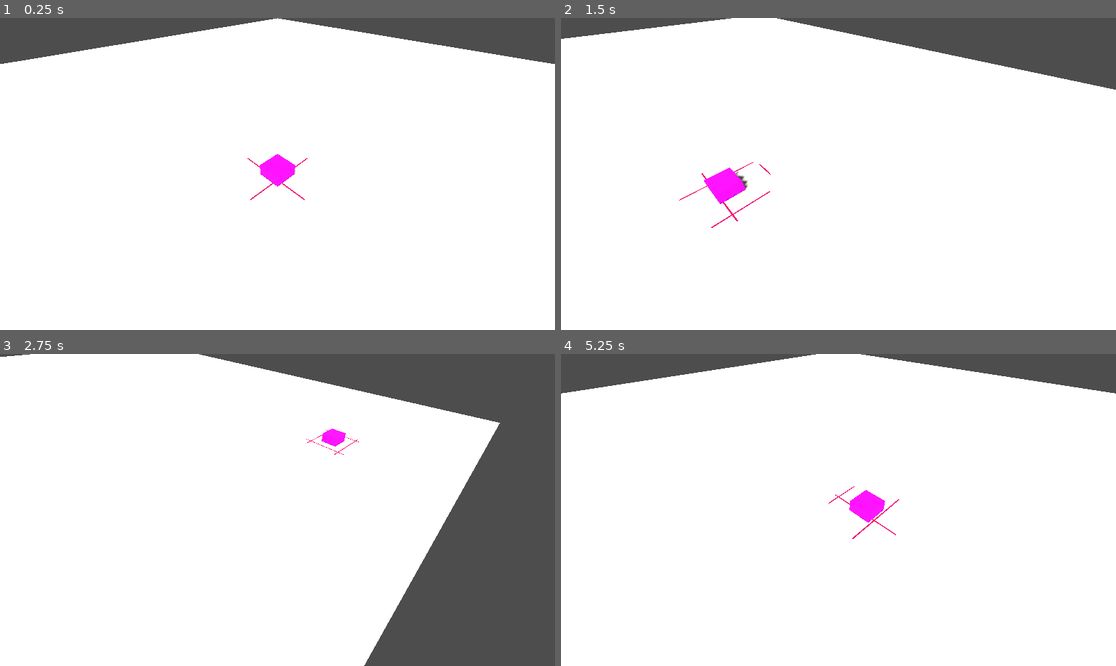
Above: before the commit, frames 1-4 (two rows, left to right).
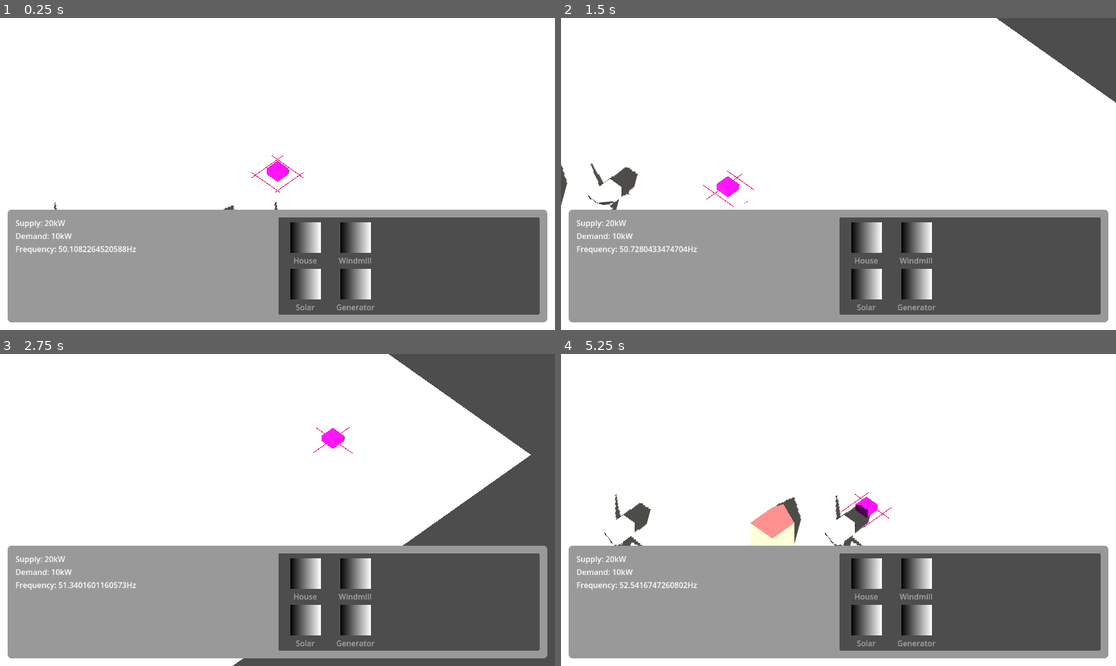
Above: after the commit, the same moments.

Repository: Vandebron/vandebron_game
Game: Godot game, scene res://world/main.tscn
The game is run twice, just before and just after one commit, with the same random seed, the same clock (stepped at 60 frames per second) and the same inputs.
Inputs (mouse positions are in pixels of both pictures, inside the frame that each line leads up to):
- Up to frame 1 (0.25 s): no input
- Up to frame 2 (1.5 s): move the mouse to (960, 158) at 0.52 s; hold D (move_right) 0.53-1.28 s; move the mouse to (727, 189) at 1.27 s; hold S (move_down) from 1.28 s (still down)
- Up to frame 3 (2.75 s): move the mouse to (333, 441) at 2.02 s; release S (move_down) at 2.03 s; hold D (move_right) from 2.03 s (still down)
- Up to frame 4 (5.25 s): move the mouse to (810, 572) at 2.77 s; release D (move_right) at 2.78 s; hold W (move_up) 2.78-3.53 s; move the mouse to (1005, 556) at 3.52 s; hold A (move_left) 3.53-5.03 s; move the mouse to (672, 463) at 4.27 s; move the mouse to (866, 510) at 5.02 s; hold S (move_down) from 5.03 s (still down)

The runs differ from the first frame. In frame 1, 43% of the frame differs, in the area x 0-100%, y 0-98%; in frame 2, 41%; in frame 3, 33%; in frame 4, 43%.

Commit message:
Add basic models & ui; calculate grid balance

Diff:
--- /dev/null
+++ b/library/camera_anchor.gd
@@ -0,0 +1,15 @@
+extends Node3D
+
+@export var camera_speed: float = 10.0
+
+@onready var camera: Camera3D = %Camera3D
+
+
+func _physics_process(delta: float) -> void:
+	var input_raw: Vector2 = Input.get_vector("move_left", "move_right", "move_up", "move_down")
+	var input := Vector3(input_raw.x, 0.0, input_raw.y)
+
+	global_transform = global_transform\
+		.rotated(Vector3.UP, -camera.global_rotation.y)\
+		.translated(input * delta * camera_speed)\
+		.rotated(Vector3.UP, camera.global_rotation.y)
--- a/library/easset/easset.gd
+++ /dev/null
@@ -1,9 +0,0 @@
-extends Node
-class_name EAsset # E=Energy
-
-
-@export var nominal_power: float
-@export var active_capability_out: float
-@export var dmol: float
-
-var current_power: float
--- a/library/egrid/egrid.gd
+++ b/library/egrid/egrid.gd
@@ -2,37 +2,75 @@
 class_name EGrid # E=Energy
 
 
-@export var asset_container: Node
+@export var producer_container: Node
+@export var consumer_container: Node
 @export var target_frequency: float = 50.0
 @export var frequency_tolerance: float = 0.05
+
+@onready var supply_lbl: RichTextLabel = %SupplyLbl
+@onready var demand_lbl: RichTextLabel = %DemandLbl
+@onready var frequency_lbl: RichTextLabel = %FrequencyLbl
+
 
 # Too much energy generated: frequency goes up.
 # Demand for energy too high: frequency goes down.
 # Extreme power supply: power plants disconnect.
 # Extreme power demand: blackout.
-var frequency: float
-
-# TSO = Tennet
-# BRP = Balansbeheerder - producer, large consumer, supplier or trader
+var supply: float
+var demand: float
+var balance: float = 1.0
+const balance_adj_rate: float = 0.01
 
 func _physics_process(delta: float) -> void:
-	var total_power := 0.0
-	var assets := get_assets()
-	for asset in assets:
-		total_power += asset.current_power
-	frequency = total_power / assets.size()
-	# TODO: Punish topNProducers(3, assets)
+	supply = get_supply()
+	demand = get_demand() # TODO: What if demand is zero? We get division by zero
+	balance = lerpf(balance, supply / demand, delta * balance_adj_rate)
+
+	_update_ui()
 
 
-func get_assets() -> Array[EAsset]:
-	return asset_container.get_children()\
-		.map(func(node: Node) -> EAsset: return node as EAsset)
+func get_supply() -> float:
+	return get_producers()\
+		.map(func(a: EAsset) -> float: return a.current_power)\
+		.reduce(Utils.sumf, 0.0)
 
 
-func topNProducers(n: int, producers: Array[EAsset]) -> Array[EAsset]:
-	producers.sort_custom(sort_by_power) # TODO: Sort mutates array; don't do that?
-	return producers.slice(0, min(n, producers.size()))
+func get_demand() -> float:
+	return get_consumers()\
+		.map(func(a: Consumer) -> float: return a.demand)\
+		.reduce(Utils.sumf, 0.0)
 
 
-func sort_by_power(a: EAsset, b: EAsset) -> bool:
-	return a.current_power < b.current_power
+func get_producers() -> Array[EAsset]:
+	# TODO: Refactor after this is fixed: https://github.com/godotengine/godot/issues/72566
+	var result: Array[EAsset]
+	result.assign(producer_container.get_children()
+		.map(func(node: Node) -> EAsset: return node as EAsset))
+	return result
+
+
+func get_consumers() -> Array[Consumer]:
+	# TODO: Refactor after this is fixed: https://github.com/godotengine/godot/issues/72566
+	var result: Array[Consumer]
+	result.assign(consumer_container.get_children()
+		.map(func(node: Node) -> Consumer: return node as Consumer))
+	return result
+
+
+#func topNProducers(n: int, producers: Array[EAsset]) -> Array[EAsset]:
+	#producers.sort_custom(sort_by_power) # TODO: Sort mutates array; don't do that?
+	#return producers.slice(0, min(n, producers.size()))
+
+
+#func sort_by_power(a: EAsset, b: EAsset) -> bool:
+	#return a.current_power < b.current_power
+
+
+func _update_ui() -> void:
+	supply_lbl.text = str("Supply: ", supply, "kW")
+	demand_lbl.text = str("Demand: ", demand, "kW")
+	frequency_lbl.text = str("Frequency: ", _get_frequency(), "Hz")
+
+
+func _get_frequency() -> float:
+	return balance * target_frequency
--- /dev/null
+++ b/library/model/model.gd
@@ -0,0 +1,6 @@
+extends Node
+class_name Model
+
+
+func get_animation_player() -> AnimationPlayer:
+	return get_node_or_null("AnimationPlayer")
--- /dev/null
+++ b/library/ui/default_theme.tres
@@ -0,0 +1,14 @@
+[gd_resource type="Theme" load_steps=2 format=3 uid="uid://bgm6bulhf3ca1"]
+
+[sub_resource type="StyleBoxFlat" id="StyleBoxFlat_xycxk"]
+content_margin_left = 16.0
+content_margin_top = 16.0
+content_margin_right = 16.0
+content_margin_bottom = 16.0
+corner_radius_top_left = 8
+corner_radius_top_right = 8
+corner_radius_bottom_right = 8
+corner_radius_bottom_left = 8
+
+[resource]
+PanelContainer/styles/panel = SubResource("StyleBoxFlat_xycxk")
--- a/library/utils.gd
+++ b/library/utils.gd
@@ -25,6 +25,10 @@
 	return physics_layers[layer_name]
 
 
+func sumf(accumulator: float, number: float) -> float:
+	return accumulator + number
+
+
 func _get_layers_by_name(type: String) -> Dictionary:
 	var layers: Dictionary = {}
 	for i in range(1, 33):
--- /dev/null
+++ b/object/consumer/consumer.gd
@@ -0,0 +1,4 @@
+extends Node
+class_name Consumer
+
+@export var demand: float
--- /dev/null
+++ b/object/consumer/consumer.tscn
@@ -0,0 +1,33 @@
+[gd_scene load_steps=6 format=3 uid="uid://vjdf3kwb88ov"]
+
+[ext_resource type="Script" path="res://object/consumer/consumer.gd" id="1_fkbgk"]
+
+[sub_resource type="BoxMesh" id="BoxMesh_psdtc"]
+
+[sub_resource type="StandardMaterial3D" id="StandardMaterial3D_6yiwg"]
+diffuse_mode = 3
+specular_mode = 1
+albedo_color = Color(1, 0.854902, 0.690196, 1)
+roughness = 0.0
+
+[sub_resource type="PrismMesh" id="PrismMesh_sb8vf"]
+size = Vector3(1, 0.5, 1)
+
+[sub_resource type="StandardMaterial3D" id="StandardMaterial3D_3nfc7"]
+diffuse_mode = 3
+specular_mode = 1
+albedo_color = Color(1, 0.470588, 0.470588, 1)
+roughness = 0.0
+
+[node name="Consumer" type="Node3D"]
+script = ExtResource("1_fkbgk")
+
+[node name="MeshInstance3D" type="MeshInstance3D" parent="."]
+transform = Transform3D(1, 0, 0, 0, 1, 0, 0, 0, 1, 2.08165e-12, 0.5, 2.08165e-12)
+mesh = SubResource("BoxMesh_psdtc")
+surface_material_override/0 = SubResource("StandardMaterial3D_6yiwg")
+
+[node name="MeshInstance3D" type="MeshInstance3D" parent="MeshInstance3D"]
+transform = Transform3D(1, 0, 0, 0, 1, 0, 0, 0, 1, 2.08165e-12, 0.75, 2.08165e-12)
+mesh = SubResource("PrismMesh_sb8vf")
+surface_material_override/0 = SubResource("StandardMaterial3D_3nfc7")
--- /dev/null
+++ b/object/easset/easset.gd
@@ -0,0 +1,18 @@
+extends Node
+class_name EAsset # E=Energy
+
+@export var nominal_power: float = 10.0
+@export var active_capability_out: float
+@export var dmol: float = 0.0
+
+@onready var model: Model = $Model
+
+var current_power: float
+
+
+func _ready() -> void:
+	model.get_animation_player().play("spin")
+
+
+func _physics_process(delta: float) -> void:
+	current_power = nominal_power
--- /dev/null
+++ b/object/easset/easset.tscn
@@ -0,0 +1,9 @@
+[gd_scene load_steps=3 format=3 uid="uid://kplamygjx6ob"]
+
+[ext_resource type="PackedScene" uid="uid://bxgfnp120gfmk" path="res://object/windmill/windmill_model.tscn" id="1_fcoyg"]
+[ext_resource type="Script" path="res://object/easset/easset.gd" id="1_gk877"]
+
+[node name="EAsset" type="Node3D"]
+script = ExtResource("1_gk877")
+
+[node name="Model" parent="." instance=ExtResource("1_fcoyg")]
--- /dev/null
+++ b/object/windmill/windmill_material.tres
@@ -0,0 +1,7 @@
+[gd_resource type="StandardMaterial3D" format=3 uid="uid://r6alfl7uoo0d"]
+
+[resource]
+diffuse_mode = 3
+specular_mode = 1
+albedo_color = Color(0.870588, 0.913725, 0.921569, 1)
+roughness = 0.0
--- /dev/null
+++ b/object/windmill/windmill_model.tscn
@@ -0,0 +1,98 @@
+[gd_scene load_steps=10 format=3 uid="uid://bxgfnp120gfmk"]
+
+[ext_resource type="Script" path="res://library/model/model.gd" id="1_lpmrv"]
+[ext_resource type="Material" uid="uid://r6alfl7uoo0d" path="res://object/windmill/windmill_material.tres" id="1_toorh"]
+
+[sub_resource type="CylinderMesh" id="CylinderMesh_1sxy1"]
+top_radius = 0.1
+bottom_radius = 0.2
+radial_segments = 8
+
+[sub_resource type="BoxMesh" id="BoxMesh_vhqev"]
+size = Vector3(0.5, 0.5, 1)
+
+[sub_resource type="SphereMesh" id="SphereMesh_md14m"]
+radius = 0.2
+height = 0.4
+radial_segments = 16
+rings = 8
+
+[sub_resource type="PrismMesh" id="PrismMesh_ikeg0"]
+size = Vector3(0.2, 1, 0.1)
+
+[sub_resource type="Animation" id="Animation_n6f24"]
+resource_name = "spin"
+length = 3.0
+loop_mode = 1
+tracks/0/type = "value"
+tracks/0/imported = false
+tracks/0/enabled = true
+tracks/0/path = NodePath("ControlRoom/Blades:rotation")
+tracks/0/interp = 1
+tracks/0/loop_wrap = true
+tracks/0/keys = {
+"times": PackedFloat32Array(0, 3),
+"transitions": PackedFloat32Array(1, 1),
+"update": 0,
+"values": [Vector3(3.48787e-16, 3.48787e-16, 3.48787e-16), Vector3(3.48787e-16, 3.48787e-16, 6.28319)]
+}
+
+[sub_resource type="Animation" id="Animation_lmytx"]
+length = 0.001
+tracks/0/type = "value"
+tracks/0/imported = false
+tracks/0/enabled = true
+tracks/0/path = NodePath("ControlRoom/Blades:rotation")
+tracks/0/interp = 1
+tracks/0/loop_wrap = true
+tracks/0/keys = {
+"times": PackedFloat32Array(0),
+"transitions": PackedFloat32Array(1),
+"update": 0,
+"values": [Vector3(0, 0, 0)]
+}
+
+[sub_resource type="AnimationLibrary" id="AnimationLibrary_xlcd3"]
+_data = {
+"RESET": SubResource("Animation_lmytx"),
+"spin": SubResource("Animation_n6f24")
+}
+
+[node name="Windmill" type="MeshInstance3D"]
+transform = Transform3D(1, 0, 0, 0, 1, 0, 0, 0, 1, 2.08165e-12, 1, 2.08165e-12)
+mesh = SubResource("CylinderMesh_1sxy1")
+surface_material_override/0 = ExtResource("1_toorh")
+script = ExtResource("1_lpmrv")
+
+[node name="ControlRoom" type="MeshInstance3D" parent="."]
+transform = Transform3D(1, 0, 0, 0, 1, 0, 0, 0, 1, 2.08165e-12, 1, 2.08165e-12)
+mesh = SubResource("BoxMesh_vhqev")
+surface_material_override/0 = ExtResource("1_toorh")
+
+[node name="Blades" type="Node3D" parent="ControlRoom"]
+transform = Transform3D(1, 0, 0, 0, 1, 0, 0, 0, 1, 2.08165e-12, 0, 0.6)
+
+[node name="Knob" type="MeshInstance3D" parent="ControlRoom/Blades"]
+transform = Transform3D(1, -1.21652e-31, 0, -1.21652e-31, 1, 0, 0, 0, 1, 0, 0, 0)
+mesh = SubResource("SphereMesh_md14m")
+surface_material_override/0 = ExtResource("1_toorh")
+
+[node name="Blade1" type="MeshInstance3D" parent="ControlRoom/Blades"]
+transform = Transform3D(1, 0, 0, 0, 1, 0, 0, 0, 1, 2.08165e-12, 0.6, 2.08165e-12)
+mesh = SubResource("PrismMesh_ikeg0")
+surface_material_override/0 = ExtResource("1_toorh")
+
+[node name="Blade2" type="MeshInstance3D" parent="ControlRoom/Blades"]
+transform = Transform3D(-0.5, -0.866025, 3.48787e-16, 0.866025, -0.5, -3.48787e-16, 4.76452e-16, 1.27665e-16, 1, -0.5, -0.3, 2.08165e-12)
+mesh = SubResource("PrismMesh_ikeg0")
+surface_material_override/0 = ExtResource("1_toorh")
+
+[node name="Blade3" type="MeshInstance3D" parent="ControlRoom/Blades"]
+transform = Transform3D(-0.5, 0.866025, 3.48787e-16, -0.866025, -0.5, -3.48787e-16, -1.27665e-16, -4.76452e-16, 1, 0.5, -0.3, 2.08165e-12)
+mesh = SubResource("PrismMesh_ikeg0")
+surface_material_override/0 = ExtResource("1_toorh")
+
+[node name="AnimationPlayer" type="AnimationPlayer" parent="."]
+libraries = {
+"": SubResource("AnimationLibrary_xlcd3")
+}
--- a/project.godot
+++ b/project.godot
@@ -19,6 +19,10 @@
 
 Utils="*res://library/utils.gd"
 InputUtil="*res://library/input/input_util.gd"
+
+[editor]
+
+movie_writer/movie_file="./target/video.avi"
 
 [input]
 
--- a/world/main.gd
+++ b/world/main.gd
@@ -1,16 +1,5 @@
 extends Node3D
 
-@export var camera_speed: float = 10.0
 
-@onready var camera_anchor: Node3D = %CameraAnchor
-@onready var camera: Camera3D = %Camera3D
-
-
-func _physics_process(delta: float) -> void:
-	var input_raw: Vector2 = Input.get_vector("move_left", "move_right", "move_up", "move_down")
-	var input := Vector3(input_raw.x, 0.0, input_raw.y)
-
-	camera_anchor.global_transform = camera_anchor.global_transform\
-		.rotated(Vector3.UP, -camera.global_rotation.y)\
-		.translated(input * delta * camera_speed)\
-		.rotated(Vector3.UP, camera.global_rotation.y)
+func _ready() -> void:
+	pass
--- a/world/main.tscn
+++ b/world/main.tscn
@@ -1,12 +1,20 @@
-[gd_scene load_steps=11 format=3 uid="uid://cbgk1537m5sog"]
+[gd_scene load_steps=24 format=3 uid="uid://cbgk1537m5sog"]
 
 [ext_resource type="Script" path="res://world/main.gd" id="1_8dagw"]
 [ext_resource type="Shader" path="res://library/shader/grid.gdshader" id="1_kb3f1"]
 [ext_resource type="Script" path="res://object/terrain.gd" id="2_dqac5"]
+[ext_resource type="Script" path="res://library/camera_anchor.gd" id="4_vkf2q"]
+[ext_resource type="Script" path="res://library/egrid/egrid.gd" id="5_mqi84"]
+[ext_resource type="Theme" uid="uid://bgm6bulhf3ca1" path="res://library/ui/default_theme.tres" id="6_27pu8"]
+[ext_resource type="PackedScene" uid="uid://kplamygjx6ob" path="res://object/easset/easset.tscn" id="6_jw3nt"]
+[ext_resource type="PackedScene" uid="uid://vjdf3kwb88ov" path="res://object/consumer/consumer.tscn" id="6_q1483"]
 
 [sub_resource type="Environment" id="Environment_khv8l"]
 ssao_enabled = true
 adjustment_enabled = true
+
+[sub_resource type="BoxShape3D" id="BoxShape3D_fj1y3"]
+size = Vector3(32, 1, 32)
 
 [sub_resource type="PlaneMesh" id="PlaneMesh_d1wqf"]
 size = Vector2(32, 32)
@@ -38,8 +46,25 @@
 [sub_resource type="StandardMaterial3D" id="StandardMaterial3D_eopj6"]
 albedo_color = Color(1, 0, 1, 1)
 
-[sub_resource type="BoxShape3D" id="BoxShape3D_fj1y3"]
-size = Vector3(32, 1, 32)
+[sub_resource type="Gradient" id="Gradient_dlugj"]
+
+[sub_resource type="GradientTexture2D" id="GradientTexture2D_ga8vt"]
+gradient = SubResource("Gradient_dlugj")
+
+[sub_resource type="Gradient" id="Gradient_tgg4c"]
+
+[sub_resource type="GradientTexture2D" id="GradientTexture2D_gjaah"]
+gradient = SubResource("Gradient_tgg4c")
+
+[sub_resource type="Gradient" id="Gradient_1m72d"]
+
+[sub_resource type="GradientTexture2D" id="GradientTexture2D_i817q"]
+gradient = SubResource("Gradient_1m72d")
+
+[sub_resource type="Gradient" id="Gradient_niknj"]
+
+[sub_resource type="GradientTexture2D" id="GradientTexture2D_ft275"]
+gradient = SubResource("Gradient_niknj")
 
 [node name="Main" type="Node3D"]
 script = ExtResource("1_8dagw")
@@ -53,22 +78,16 @@
 light_energy = 0.9
 shadow_enabled = true
 
-[node name="Terrain" type="MeshInstance3D" parent="."]
-mesh = SubResource("PlaneMesh_d1wqf")
-surface_material_override/0 = SubResource("StandardMaterial3D_cqn2p")
-script = ExtResource("2_dqac5")
-
-[node name="MeshInstance3D" type="MeshInstance3D" parent="Terrain"]
-mesh = SubResource("BoxMesh_0wpca")
-surface_material_override/0 = SubResource("StandardMaterial3D_eopj6")
-
 [node name="CameraAnchor" type="Node3D" parent="."]
-unique_name_in_owner = true
+script = ExtResource("4_vkf2q")
 
 [node name="Camera3D" type="Camera3D" parent="CameraAnchor"]
 unique_name_in_owner = true
-transform = Transform3D(0.707107, -0.5, 0.5, 2.4663e-16, 0.707107, 0.707107, -0.707107, -0.5, 0.5, 2.08165e-12, 3, 2.08165e-12)
+transform = Transform3D(0.707107, -0.5, 0.5, 2.4663e-16, 0.707107, 0.707107, -0.707107, -0.5, 0.5, 2.08165e-12, 5, 2.08165e-12)
+projection = 1
 current = true
+size = 10.0
+far = 50.0
 
 [node name="MouseCollider" type="Area3D" parent="CameraAnchor"]
 transform = Transform3D(1, 0, 0, 0, 1, 0, 0, 0, 1, 2.08165e-12, -0.5, 2.08165e-12)
@@ -78,3 +97,111 @@
 
 [node name="CollisionShape3D" type="CollisionShape3D" parent="CameraAnchor/MouseCollider"]
 shape = SubResource("BoxShape3D_fj1y3")
+
+[node name="World" type="Node3D" parent="."]
+
+[node name="Terrain" type="MeshInstance3D" parent="World"]
+mesh = SubResource("PlaneMesh_d1wqf")
+skeleton = NodePath("../..")
+surface_material_override/0 = SubResource("StandardMaterial3D_cqn2p")
+script = ExtResource("2_dqac5")
+
+[node name="MeshInstance3D" type="MeshInstance3D" parent="World/Terrain"]
+mesh = SubResource("BoxMesh_0wpca")
+surface_material_override/0 = SubResource("StandardMaterial3D_eopj6")
+
+[node name="EnergyGrid" type="Node3D" parent="World" node_paths=PackedStringArray("producer_container", "consumer_container")]
+script = ExtResource("5_mqi84")
+producer_container = NodePath("Producers")
+consumer_container = NodePath("Consumers")
+
+[node name="Producers" type="Node3D" parent="World/EnergyGrid"]
+
+[node name="EAsset" parent="World/EnergyGrid/Producers" instance=ExtResource("6_jw3nt")]
+
+[node name="EAsset2" parent="World/EnergyGrid/Producers" instance=ExtResource("6_jw3nt")]
+transform = Transform3D(1, 0, 0, 0, 1, 0, 0, 0, 1, -5, 0, 5)
+
+[node name="Consumers" type="Node3D" parent="World/EnergyGrid"]
+
+[node name="Consumer" parent="World/EnergyGrid/Consumers" instance=ExtResource("6_q1483")]
+transform = Transform3D(1, 0, 0, 0, 1, 0, 0, 0, 1, -2.5, 2.08165e-12, 0.5)
+demand = 10.0
+
+[node name="UICanvasLayer" type="CanvasLayer" parent="."]
+
+[node name="UI" type="Control" parent="UICanvasLayer"]
+layout_mode = 3
+anchors_preset = 15
+anchor_right = 1.0
+anchor_bottom = 1.0
+grow_horizontal = 2
+grow_vertical = 2
+theme = ExtResource("6_27pu8")
+
+[node name="MarginContainer" type="MarginContainer" parent="UICanvasLayer/UI"]
+layout_mode = 1
+anchors_preset = 15
+anchor_right = 1.0
+anchor_bottom = 1.0
+grow_horizontal = 2
+grow_vertical = 2
+theme_override_constants/margin_left = 16
+theme_override_constants/margin_top = 16
+theme_override_constants/margin_right = 16
+theme_override_constants/margin_bottom = 16
+
+[node name="VBoxContainer" type="VBoxContainer" parent="UICanvasLayer/UI/MarginContainer"]
+layout_mode = 2
+alignment = 2
+
+[node name="PanelContainer" type="PanelContainer" parent="UICanvasLayer/UI/MarginContainer/VBoxContainer"]
+custom_minimum_size = Vector2(2.08165e-12, 200)
+layout_mode = 2
+
+[node name="HBoxContainer" type="HBoxContainer" parent="UICanvasLayer/UI/MarginContainer/VBoxContainer/PanelContainer"]
+layout_mode = 2
+
+[node name="VBoxContainer" type="VBoxContainer" parent="UICanvasLayer/UI/MarginContainer/VBoxContainer/PanelContainer/HBoxContainer"]
+layout_mode = 2
+size_flags_horizontal = 3
+
+[node name="SupplyLbl" type="RichTextLabel" parent="UICanvasLayer/UI/MarginContainer/VBoxContainer/PanelContainer/HBoxContainer/VBoxContainer"]
+unique_name_in_owner = true
+layout_mode = 2
+text = "Supply: 10kW"
+fit_content = true
+scroll_active = false
+
+[node name="DemandLbl" type="RichTextLabel" parent="UICanvasLayer/UI/MarginContainer/VBoxContainer/PanelContainer/HBoxContainer/VBoxContainer"]
+unique_name_in_owner = true
+layout_mode = 2
+text = "Demand: 10kW"
+fit_content = true
+scroll_active = false
+
+[node name="FrequencyLbl" type="RichTextLabel" parent="UICanvasLayer/UI/MarginContainer/VBoxContainer/PanelContainer/HBoxContainer/VBoxContainer"]
+unique_name_in_owner = true
+layout_mode = 2
+text = "Frequency: 50.0Hz"
+fit_content = true
+scroll_active = false
+
+[node name="BuildItemList" type="ItemList" parent="UICanvasLayer/UI/MarginContainer/VBoxContainer/PanelContainer/HBoxContainer"]
+layout_mode = 2
+size_flags_horizontal = 3
+allow_search = false
+auto_height = true
+item_count = 4
+max_columns = 2
+same_column_width = true
+fixed_column_width = 100
+icon_mode = 0
+item_0/text = "House"
+item_0/icon = SubResource("GradientTexture2D_ga8vt")
+item_1/text = "Windmill"
+item_1/icon = SubResource("GradientTexture2D_gjaah")
+item_2/text = "Solar"
+item_2/icon = SubResource("GradientTexture2D_i817q")
+item_3/text = "Generator"
+item_3/icon = SubResource("GradientTexture2D_ft275")
